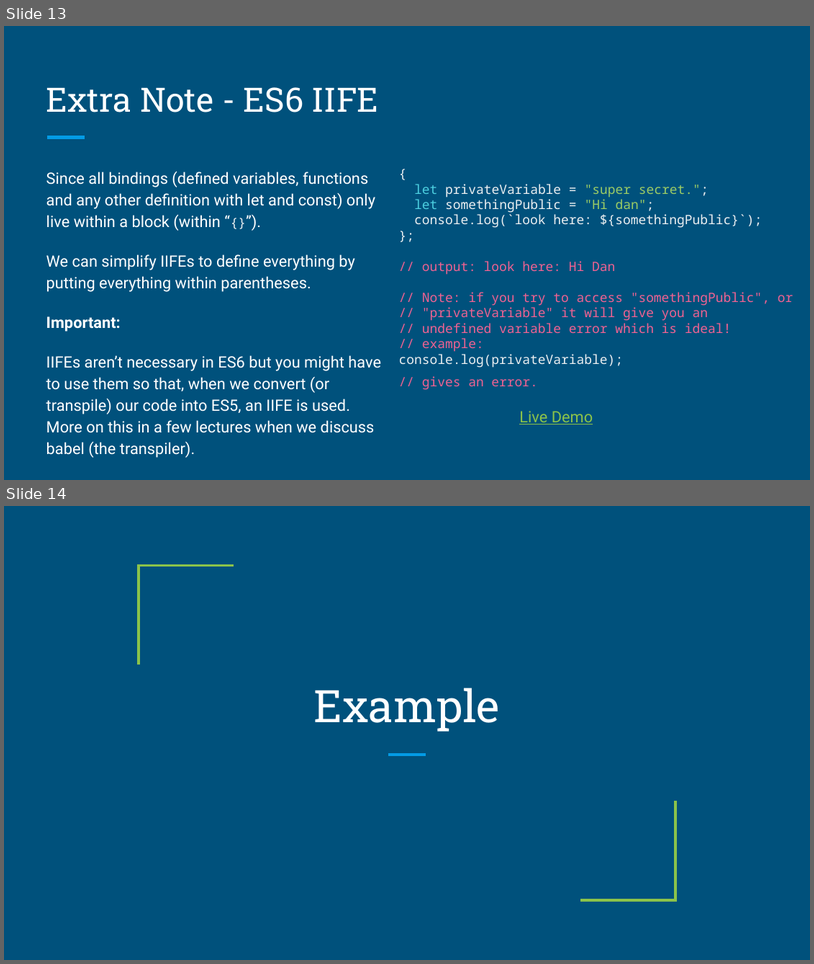
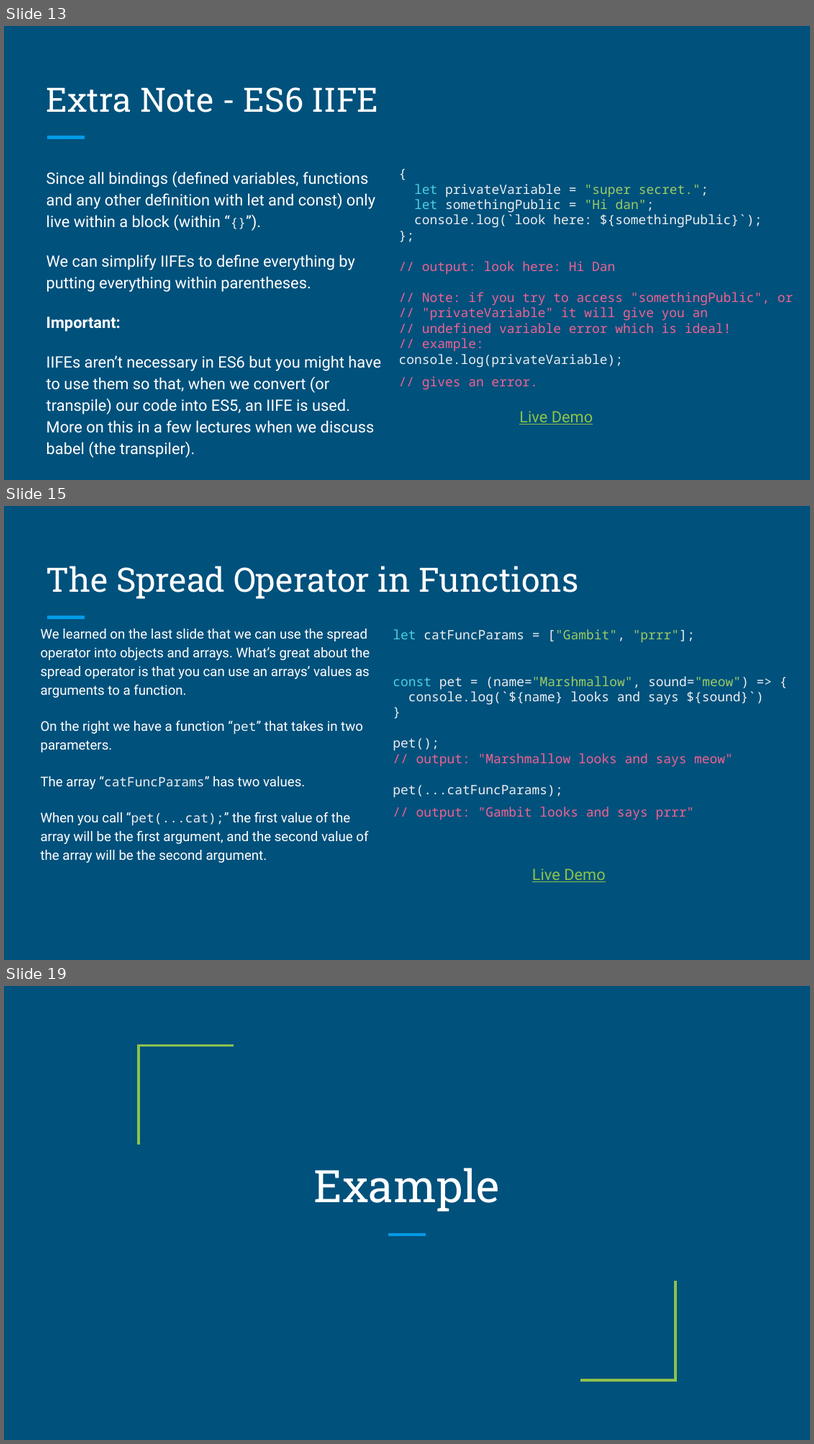
Before and after one commit to dmit-2008/DMIT2008-OE01-Fall-2026, a slide deck: docs/slides/DMIT2008-Week1-Day2-new.pptx. Shown one above the other, each under a label of ours: slides 13 and 14 before the commit, slides 13, 15 and 19 after it; the slides between them are not shown. The pictures are 814x964 and 814x1444 pixels, drawn with LibreOffice and Linux fonts; fonts in the diff are those of the drawing. Boxes give left, top, right and bottom in pixels: in the first picture for what was removed or moved away, otherwise in the second. Text is boxed around its words. In the diff, an @@ line names an element or a change of style, - is before the commit and + after.

```diff
--- a/docs/slides/DMIT2008-Week1-Day2-new.pptx
+++ b/docs/slides/DMIT2008-Week1-Day2-new.pptx
@@ slide 15 added at (4, 506, 810, 960), background #00517C; not listed: 1 template element that a slide beside it also shows @@
@@ title added at (46, 566, 579, 599), 30 pt, text #FFFFFF @@
+The Spread Operator in Functions
@@ text added at (41, 628, 370, 862), 12 pt, text #FFFFFF @@
+We learned on the last slide that we can use the spread operator into objects and arrays. What’s great about the spread operator is that you can use an arrays’ values as arguments to a function.
+On the right we have a function “pet” that takes in two parameters.
+The array “catFuncParams” has two values.
+When you call “pet(...cat);” the first value of the array will be the first argument, and the second value of the array will be the second argument.
@@ text added at (393, 629, 764, 820), 11.5 pt, text #ECEFF1 @@
+let catFuncParams = ["Gambit", "prrr"];
+const pet = (name="Marshmallow", sound="meow") => {
+console.log(`${name} looks and says ${sound}`)
+}
+pet();
+// output: "Marshmallow looks and says meow"
+pet(...catFuncParams);
+// output: "Gambit looks and says prrr"
@@ text added at (532, 868, 605, 882), 14 pt, text #8BC34A, underline @@
+Live Demo
@@ what was slide 14 is now slide 19 @@
```
Also in this commit, not shown: 3 slides changed, 5 other slides added, 1 slide removed, 1 other file.
